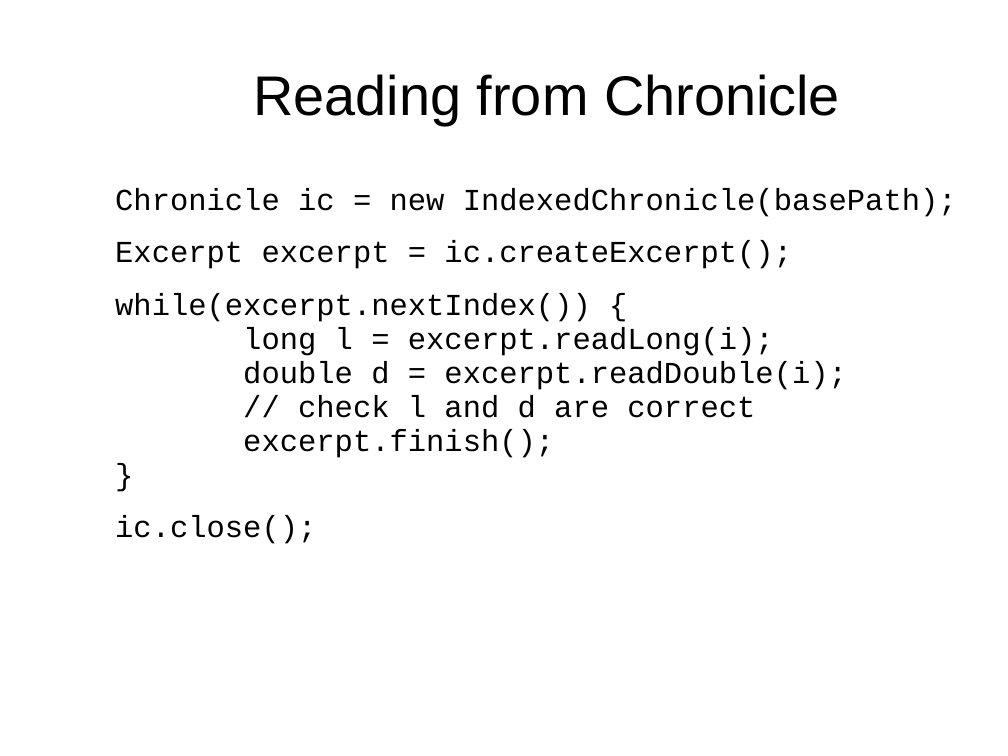
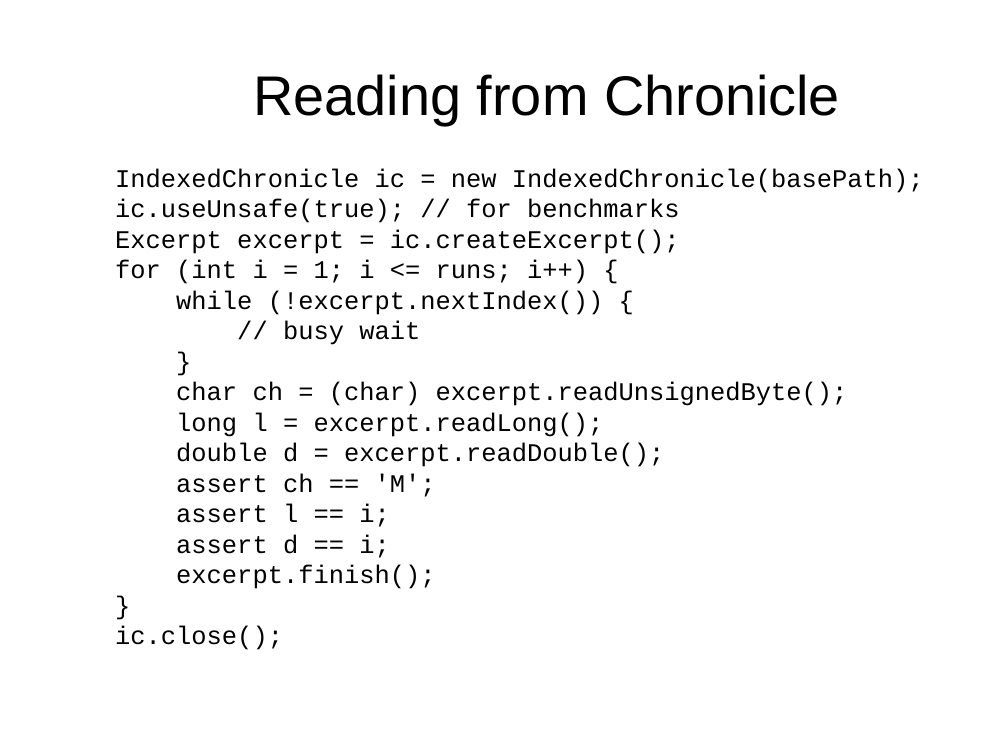
Before and after one commit to Vanilla-Java/Presentations, a slide deck: slide 10 of Introduction to Chronicle.odp. Drawn at 1008x756 pixels with LibreOffice and Linux fonts; fonts in the diff are those of the drawing; background and template pictures are left out. Boxes give left, top, right and bottom in pixels: in the first picture for what was removed or moved away, otherwise in the second. Text is boxed around its words. In the diff, an @@ line names an element or a change of style, - is before the commit and + after.

```diff
--- a/Introduction to Chronicle.odp
+++ b/Introduction to Chronicle.odp
@@ text at (115,168,924,223): text changed; size 24 to 20 pt @@
-Chronicle ic = new IndexedChronicle(basePath);
+IndexedChronicle ic = new IndexedChronicle(basePath);
+ic.useUnsafe(true); // for benchmarks
@@ text "IndexedChronicle ic = new IndexedChronicle(basePath);": place and size @@
-text "IndexedChronicle ic = new IndexedChronicle(basePath);" at (115,188,957,544)
+text "IndexedChronicle ic = new IndexedChronicle(basePath);" at (115,168,924,650)
@@ text at (115,229,680,650): size 24 to 20 pt in "Excerpt excerpt = ic.createExcerpt();", "ic.close();"; indent changed; line spacing 0.93 to 1; less space between paragraphs @@
@@ text at (115,260,848,589): text changed; size 24 to 20 pt @@
-while(excerpt.nextIndex()) {
-long l = excerpt.readLong(i);
-double d = excerpt.readDouble(i);
-// check l and d are correct
-excerpt.finish();
-}
+for (int i = 1; i <= runs; i++) {
+while (!excerpt.nextIndex()) {
+// busy wait
+}
+char ch = (char) excerpt.readUnsignedByte();
+long l = excerpt.readLong();
+double d = excerpt.readDouble();
+assert ch == 'M';
+assert l == i;
+assert d == i;
+excerpt.finish();
+}
```
Also in this commit, not shown: 13 other slides changed, 1 other file.
